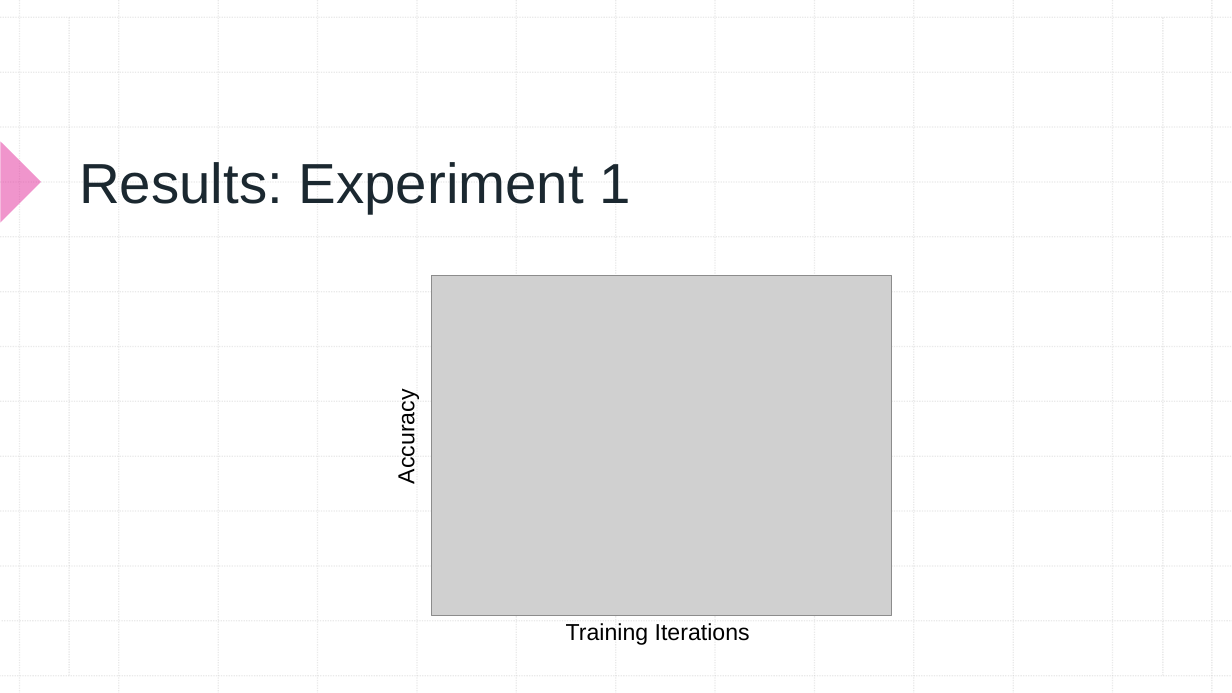
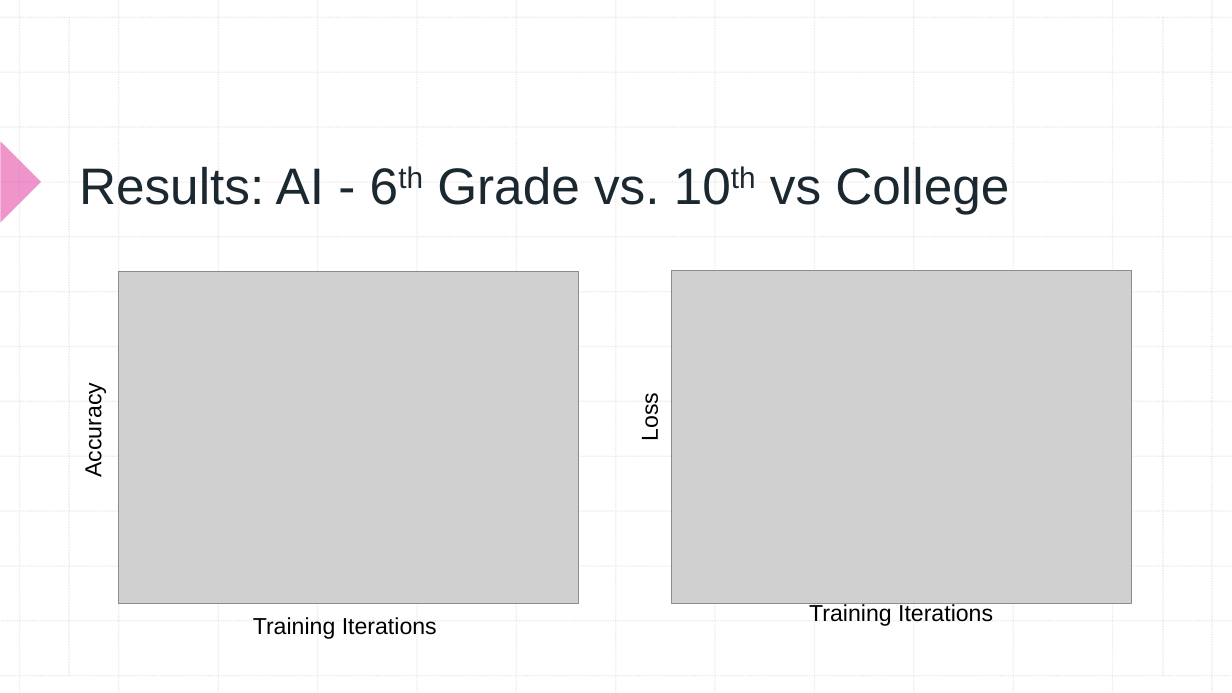
Before and after one commit to aaronomics/grad, a slide deck: slide 11 of AWEISS EMU GRC Presentation.pptx. Drawn at 1232x693 pixels with LibreOffice and Linux fonts; fonts in the diff are those of the drawing; grey boxes stand for pictures. Boxes give left, top, right and bottom in pixels: in the first picture for what was removed or moved away, otherwise in the second. Text is boxed around its words. In the diff, an @@ line names an element or a change of style, - is before the commit and + after.

```diff
--- a/AWEISS EMU GRC Presentation.pptx
+++ b/AWEISS EMU GRC Presentation.pptx
@@ title at <box>79,166,1009,214</box>: text changed; size 44 to 40 pt @@
-Results: Experiment 1
+Results: AI - 6th Grade vs. 10th vs College
@@ picture added at <box>118,272,579,604</box> @@
@@ picture removed at <box>432,275,892,616</box> @@
@@ picture added at <box>671,271,1131,604</box> @@
@@ text "Accuracy": place and size @@
-text "Accuracy" at <box>393,398,419,481</box>
+text "Accuracy" at <box>81,392,107,475</box>
@@ text added at <box>637,397,663,439</box>, 18 pt, text #000000 @@
+Loss
@@ text "Training Iterations": place and size @@
-text "Training Iterations" at <box>566,623,750,645</box>
+text "Training Iterations" at <box>253,617,437,639</box>
@@ text added at <box>809,603,993,626</box>, 18 pt, text #000000 @@
+Training Iterations
```
Also in this commit, not shown: 6 other slides changed, 5 slides added, 2 slides removed, 5 other files.
